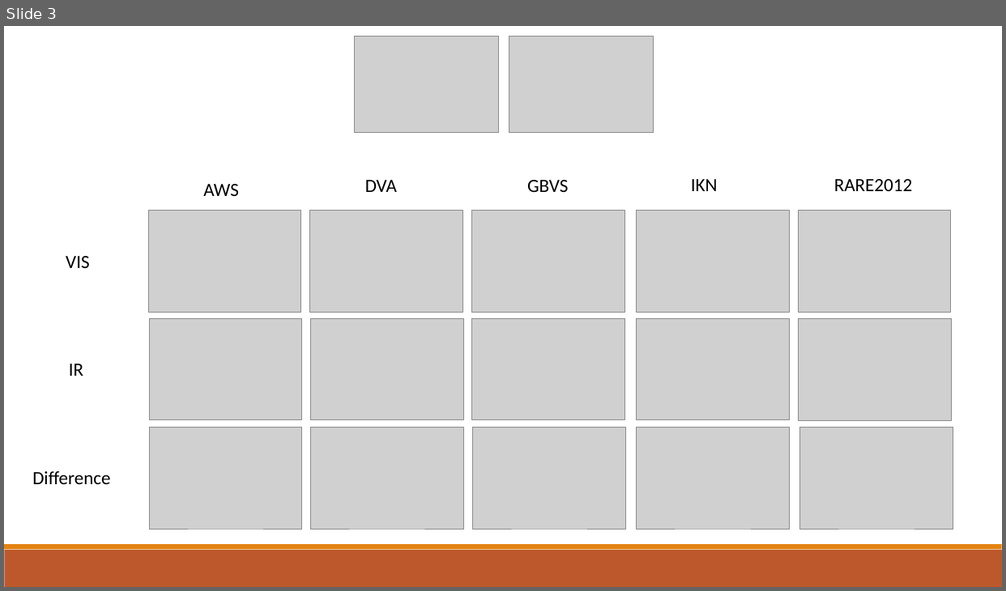
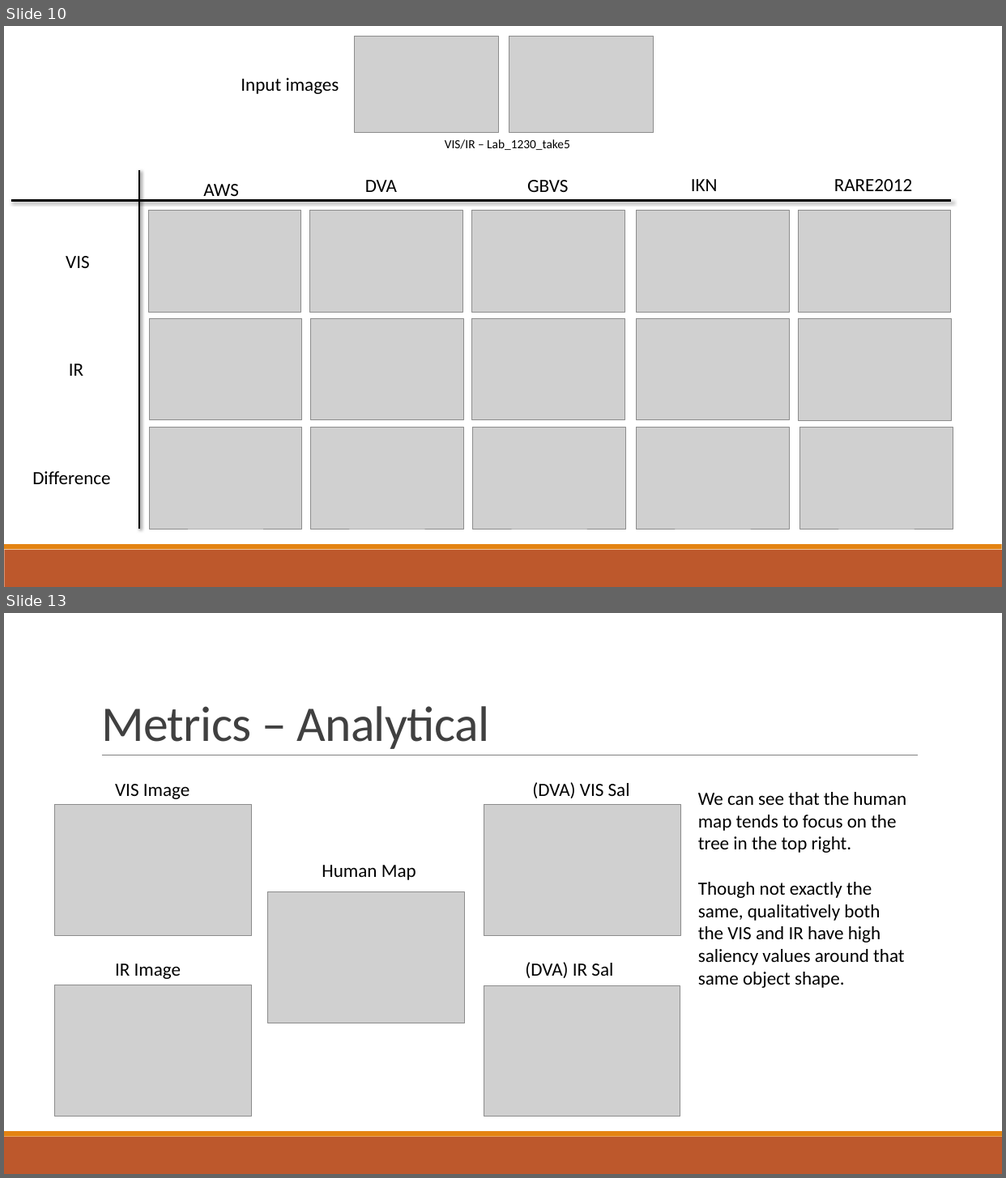
Before and after one commit to PCaruana9/EECS4422_Project, a slide deck: Docs/EECS_4422.pptx. Shown one above the other, each under a label of ours: slide 3 before the commit, slides 10 and 13 after it; the slides between them are not shown. The pictures are 1006x591 and 1006x1178 pixels, drawn with LibreOffice and Linux fonts; fonts in the diff are those of the drawing; grey boxes stand for pictures. Boxes give left, top, right and bottom in pixels: in the first picture for what was removed or moved away, otherwise in the second. Text is boxed around its words. In the diff, an @@ line names an element or a change of style, - is before the commit and + after.

```diff
--- a/Docs/EECS_4422.pptx
+++ b/Docs/EECS_4422.pptx
@@ slide 13 added at <box>4,613,1002,1174</box>, background #FFFFFF; not listed: 2 template elements that a slide beside it also shows @@
@@ title added at <box>101,706,489,749</box>, 48 pt, text #404040 @@
+Metrics – Analytical
@@ line added from (102, 756) to (918, 756), #808080 0.5 pt @@
@@ text added at <box>532,782,630,798</box>, 18 pt, text #000000 @@
+(DVA) VIS Sal
@@ picture added at <box>55,805,252,935</box> @@
@@ text added at <box>115,784,189,799</box>, 18 pt, text #000000 @@
+VIS Image
@@ picture added at <box>484,805,681,935</box> @@
@@ text added at <box>698,792,906,988</box>, 18 pt, text #000000 @@
+We can see that the human map tends to focus on the tree in the top right.
+Though not exactly the same, qualitatively both the VIS and IR have high saliency values around that same object shape.
@@ text added at <box>322,865,416,880</box>, 18 pt, text #000000 @@
+Human Map
@@ picture added at <box>268,892,465,1023</box> @@
@@ text added at <box>115,964,181,979</box>, 18 pt, text #000000 @@
+IR Image
@@ text added at <box>525,962,613,978</box>, 18 pt, text #000000 @@
+(DVA) IR Sal
@@ picture added at <box>55,985,252,1116</box> @@
@@ picture added at <box>484,986,680,1117</box> @@
@@ what was slide 3 is now slide 10 @@
@@ slide 10 changed as well @@
@@ text added at <box>241,78,339,94</box>, 18 pt, text #000000 @@
+Input images
@@ text added at <box>445,139,570,150</box>, 12 pt, text #000000 @@
+VIS/IR – Lab_1230_take5
@@ line added from (139, 170) to (139, 529), #000000 2 pt @@
@@ line added from (11, 200) to (952, 200), #000000 2 pt @@
```
Also in this commit, not shown: 13 other slides added, 2 slides removed, 3 other files.
